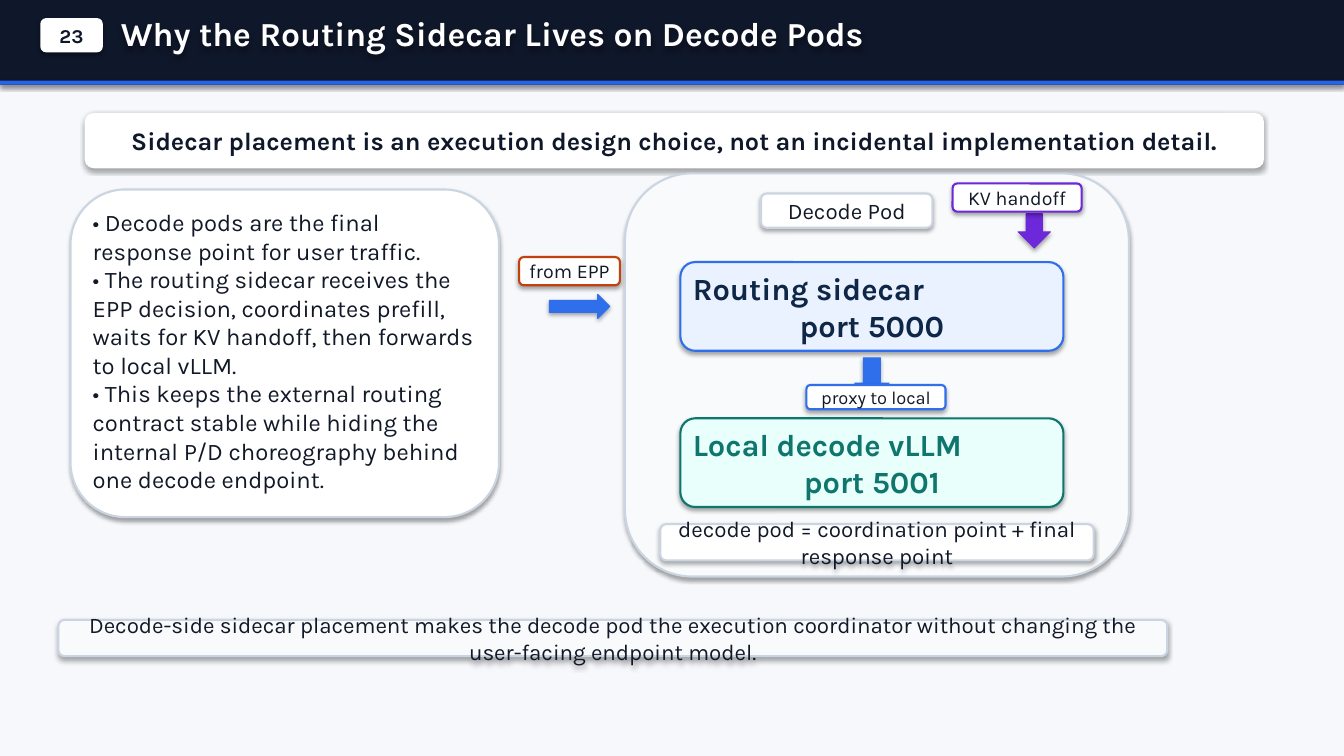
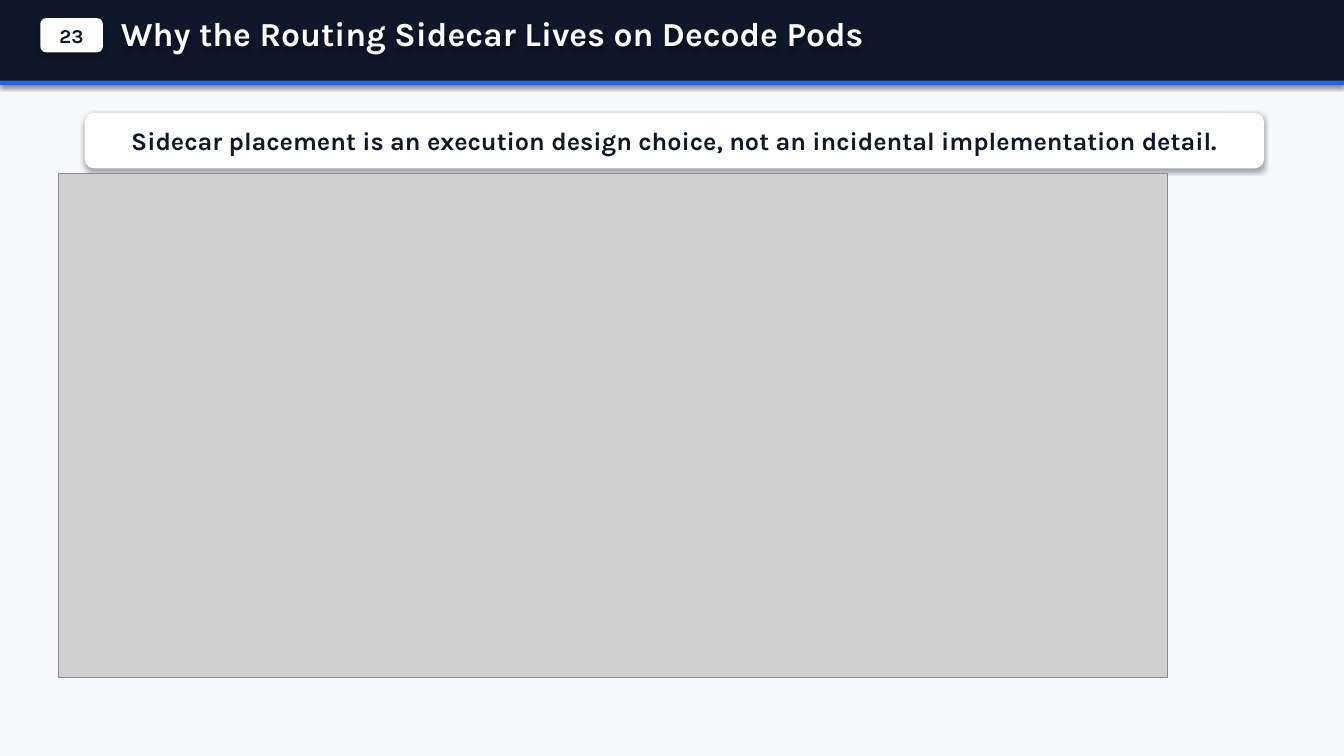
Before and after one commit to andyzhangx/demo, a slide deck: slide 8 of llm/kaito-llm-d-pd-slides.pptx. Drawn at 1344x756 pixels with LibreOffice and Linux fonts; fonts in the diff are those of the drawing; grey boxes stand for pictures. Boxes give left, top, right and bottom in pixels: in the first picture for what was removed or moved away, otherwise in the second. Text is boxed around its words. In the diff, an @@ line names an element or a change of style, - is before the commit and + after.

```diff
--- a/llm/kaito-llm-d-pd-slides.pptx
+++ b/llm/kaito-llm-d-pd-slides.pptx
@@ picture added at (x1=58, y1=173, x2=1168, y2=678) @@
@@ rounded rectangle removed at (x1=625, y1=173, x2=1129, y2=577) @@
@@ rounded rectangle removed at (x1=71, y1=190, x2=499, y2=517) @@
@@ rounded rectangle removed at (x1=761, y1=194, x2=933, y2=228) @@
-Decode Pod
@@ rounded rectangle removed at (x1=953, y1=184, x2=1082, y2=212) @@
-KV handoff
@@ text removed at (x1=93, y1=214, x2=473, y2=494) @@
-• Decode pods are the final response point for user traffic.
-• The routing sidecar receives the EPP decision, coordinates prefill, waits for KV handoff, then forwards to local vLLM.
-• This keeps the external routing contract stable while hiding the internal P/D choreography behind one decode endpoint.
@@ down arrow removed at (x1=1018, y1=214, x2=1051, y2=248) @@
@@ rounded rectangle removed at (x1=519, y1=257, x2=620, y2=285) @@
-from EPP
@@ rounded rectangle removed at (x1=681, y1=262, x2=1064, y2=351) @@
-Routing sidecar
-port 5000
@@ right arrow removed at (x1=549, y1=294, x2=610, y2=319) @@
@@ down arrow removed at (x1=855, y1=358, x2=889, y2=400) @@
@@ rounded rectangle removed at (x1=807, y1=385, x2=946, y2=409) @@
-proxy to local
@@ rounded rectangle removed at (x1=681, y1=418, x2=1064, y2=507) @@
-Local decode vLLM
-port 5001
@@ rounded rectangle removed at (x1=660, y1=524, x2=1094, y2=561) @@
-decode pod = coordination point + final response point
@@ rounded rectangle removed at (x1=58, y1=620, x2=1168, y2=656) @@
-Decode-side sidecar placement makes the decode pod the execution coordinator without changing the user-facing endpoint model.
```
Also in this commit, not shown: 7 other slides changed, 10 other files.
